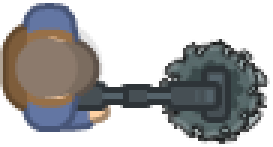
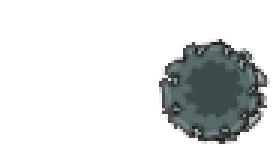
Layered file, before and after one edit (273 × 147). Changes by layer:
hid "weapon_machine" over [left=0, top=3, right=231, bottom=132]
